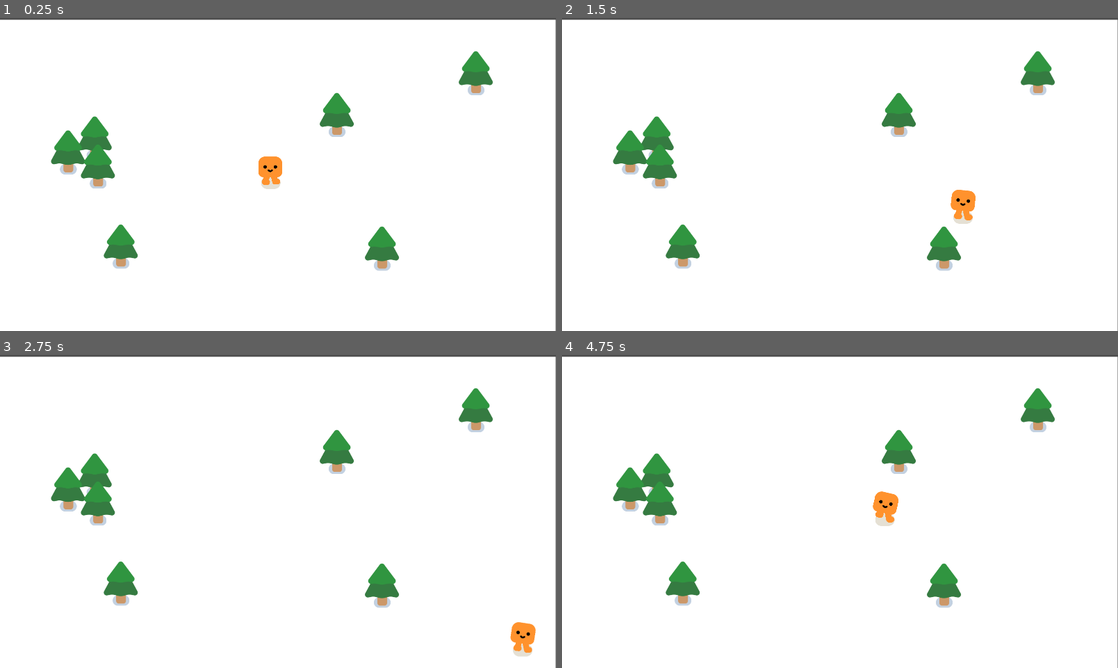
Above: before the commit, frames 1-4 (two rows, left to right).
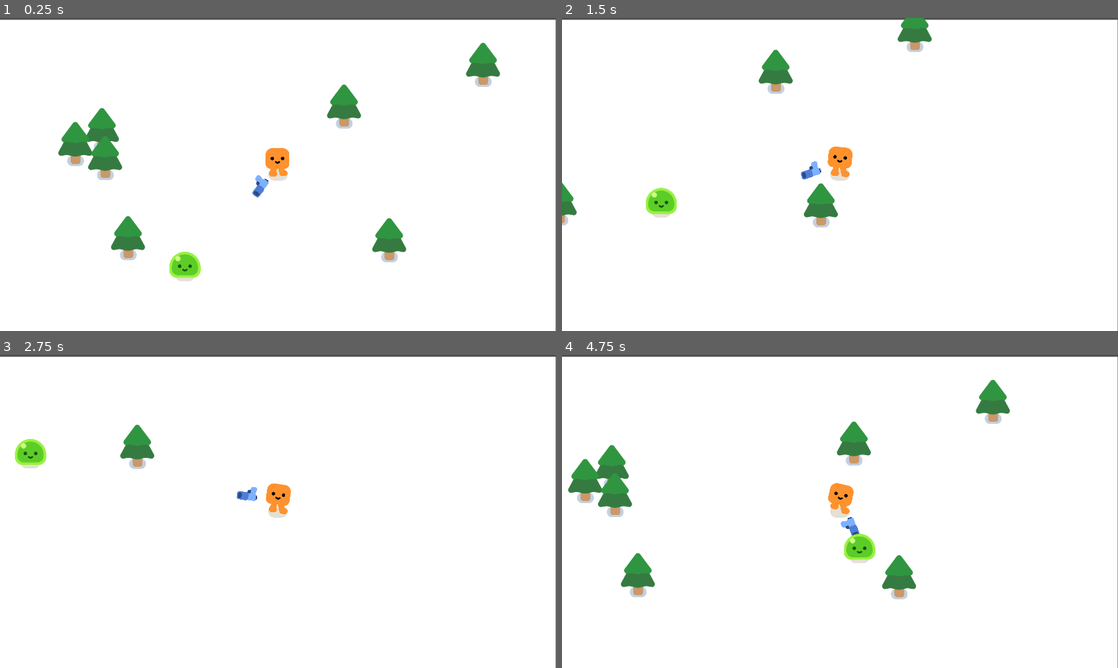
Above: after the commit, the same moments.

Repository: mikexfreeze/2nd-godot-game
Game: Godot game, scene res://survivors_game.tscn
Same seed, same stepped clock (60 frames per second), same inputs: the game is played once before the commit and once after it.
Inputs:
- Up to frame 1 (0.25 s): no input
- Up to frame 2 (1.5 s): hold D (move_right) 0.53-1.28 s; hold S (move_down) from 1.28 s (still down)
- Up to frame 3 (2.75 s): release S (move_down) at 2.03 s; hold D (move_right) from 2.03 s (still down)
- Up to frame 4 (4.75 s): release D (move_right) at 2.78 s; hold W (move_up) 2.78-3.53 s; hold A (move_left) from 3.53 s (still down)

The runs differ from the first frame. In frame 1, 4.9% of the frame differs, in the area x 9-90%, y 7-84%; in frame 2, 6.7%; in frame 3, 5.5%; in frame 4, 8.2%, in the area x 1-89%, y 7-81%.

Commit message:
feat: add enemies

Diff:
--- a/Player.tscn
+++ b/Player.tscn
@@ -1,7 +1,8 @@
-[gd_scene load_steps=4 format=3 uid="uid://dlr2qlqaqcpqr"]
+[gd_scene load_steps=5 format=3 uid="uid://dlr2qlqaqcpqr"]
 
 [ext_resource type="PackedScene" uid="uid://pbmyh1qru7p" path="res://characters/happy_boo/happy_boo.tscn" id="1_6vg7x"]
 [ext_resource type="Script" path="res://player.gd" id="1_c57d5"]
+[ext_resource type="PackedScene" uid="uid://c4pc1plhkkcv3" path="res://gun.tscn" id="3_iwgbj"]
 
 [sub_resource type="CircleShape2D" id="CircleShape2D_8fy7j"]
 radius = 33.41
@@ -14,3 +15,8 @@
 
 [node name="HappyBoo" parent="." instance=ExtResource("1_6vg7x")]
 unique_name_in_owner = true
+
+[node name="Camera2D" type="Camera2D" parent="."]
+
+[node name="Gun" parent="." instance=ExtResource("3_iwgbj")]
+position = Vector2(0, -44)
--- /dev/null
+++ b/gun.gd
@@ -0,0 +1,7 @@
+extends Area2D
+
+func _physics_process(delta: float) -> void:
+	var enemies_in_range = get_overlapping_bodies()
+	if enemies_in_range.size() > 0:
+		var target_enemies = enemies_in_range.front()
+		look_at(target_enemies.global_position)
--- /dev/null
+++ b/gun.tscn
@@ -0,0 +1,23 @@
+[gd_scene load_steps=4 format=3 uid="uid://c4pc1plhkkcv3"]
+
+[ext_resource type="Texture2D" uid="uid://cswb5do8rrj7q" path="res://pistol/pistol.png" id="1_4wx0q"]
+[ext_resource type="Script" path="res://gun.gd" id="1_7euv7"]
+
+[sub_resource type="CircleShape2D" id="CircleShape2D_2gemg"]
+radius = 688.047
+
+[node name="Gun" type="Area2D"]
+collision_layer = 0
+collision_mask = 2
+script = ExtResource("1_7euv7")
+
+[node name="CollisionShape2D" type="CollisionShape2D" parent="."]
+shape = SubResource("CircleShape2D_2gemg")
+
+[node name="WeaponPivot" type="Marker2D" parent="."]
+position = Vector2(-1, 1)
+rotation = -0.0246444
+
+[node name="Pistol" type="Sprite2D" parent="WeaponPivot"]
+position = Vector2(108.089, 1.30193)
+texture = ExtResource("1_4wx0q")
--- /dev/null
+++ b/mob.gd
@@ -0,0 +1,9 @@
+extends CharacterBody2D
+
+var speed = 150
+@onready var player: CharacterBody2D = $"../Player"
+
+func _physics_process(delta: float) -> void:
+	var direction = global_position.direction_to(player.global_position)
+	velocity = direction * speed
+	move_and_slide()
--- /dev/null
+++ b/mob.tscn
@@ -0,0 +1,18 @@
+[gd_scene load_steps=4 format=3 uid="uid://6fcaws584e6b"]
+
+[ext_resource type="PackedScene" uid="uid://ogik4s70pgwl" path="res://characters/slime/slime.tscn" id="1_ejkq8"]
+[ext_resource type="Script" path="res://mob.gd" id="1_ijnhm"]
+
+[sub_resource type="CircleShape2D" id="CircleShape2D_oe2s8"]
+radius = 54.0093
+
+[node name="Mob" type="CharacterBody2D"]
+collision_layer = 3
+collision_mask = 3
+script = ExtResource("1_ijnhm")
+
+[node name="Slime" parent="." instance=ExtResource("1_ejkq8")]
+
+[node name="CollisionShape2D" type="CollisionShape2D" parent="."]
+position = Vector2(0, -29)
+shape = SubResource("CircleShape2D_oe2s8")
--- a/survivors_game.tscn
+++ b/survivors_game.tscn
@@ -1,20 +1,14 @@
-[gd_scene load_steps=3 format=3 uid="uid://cihasi1ebh2al"]
+[gd_scene load_steps=4 format=3 uid="uid://cihasi1ebh2al"]
 
 [ext_resource type="PackedScene" uid="uid://dlr2qlqaqcpqr" path="res://Player.tscn" id="1_x6c5f"]
 [ext_resource type="PackedScene" uid="uid://d54nekfyljdy" path="res://pine_tree.tscn" id="2_o3tnu"]
+[ext_resource type="PackedScene" uid="uid://6fcaws584e6b" path="res://mob.tscn" id="3_4d3jr"]
 
 [node name="Game" type="Node2D"]
 y_sort_enabled = true
 
 [node name="Player" parent="." instance=ExtResource("1_x6c5f")]
 position = Vector2(935, 569)
-
-[node name="ColorRect" type="ColorRect" parent="."]
-z_index = -2
-offset_left = -2.0
-offset_top = 6.0
-offset_right = 1919.0
-offset_bottom = 1099.0
 
 [node name="PineTree" parent="." instance=ExtResource("2_o3tnu")]
 position = Vector2(236, 517)
@@ -36,3 +30,16 @@
 
 [node name="PineTree7" parent="." instance=ExtResource("2_o3tnu")]
 position = Vector2(1644, 244)
+
+[node name="Mob" parent="." instance=ExtResource("3_4d3jr")]
+position = Vector2(588, 944)
+
+[node name="CanvasLayer" type="CanvasLayer" parent="."]
+layer = -30
+
+[node name="ColorRect" type="ColorRect" parent="CanvasLayer"]
+z_index = -2
+offset_left = -2.0
+offset_top = 6.0
+offset_right = 1919.0
+offset_bottom = 1099.0
